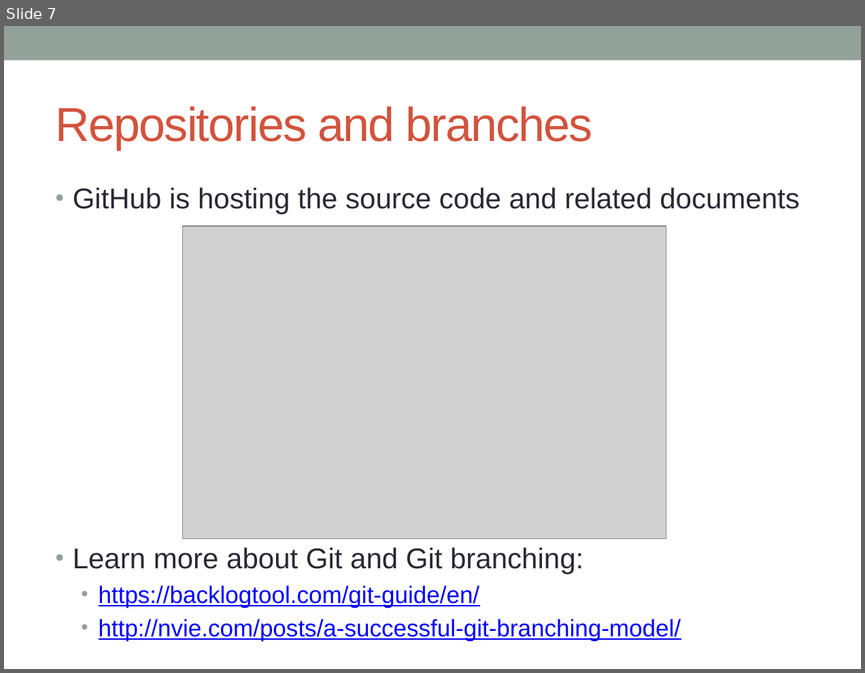
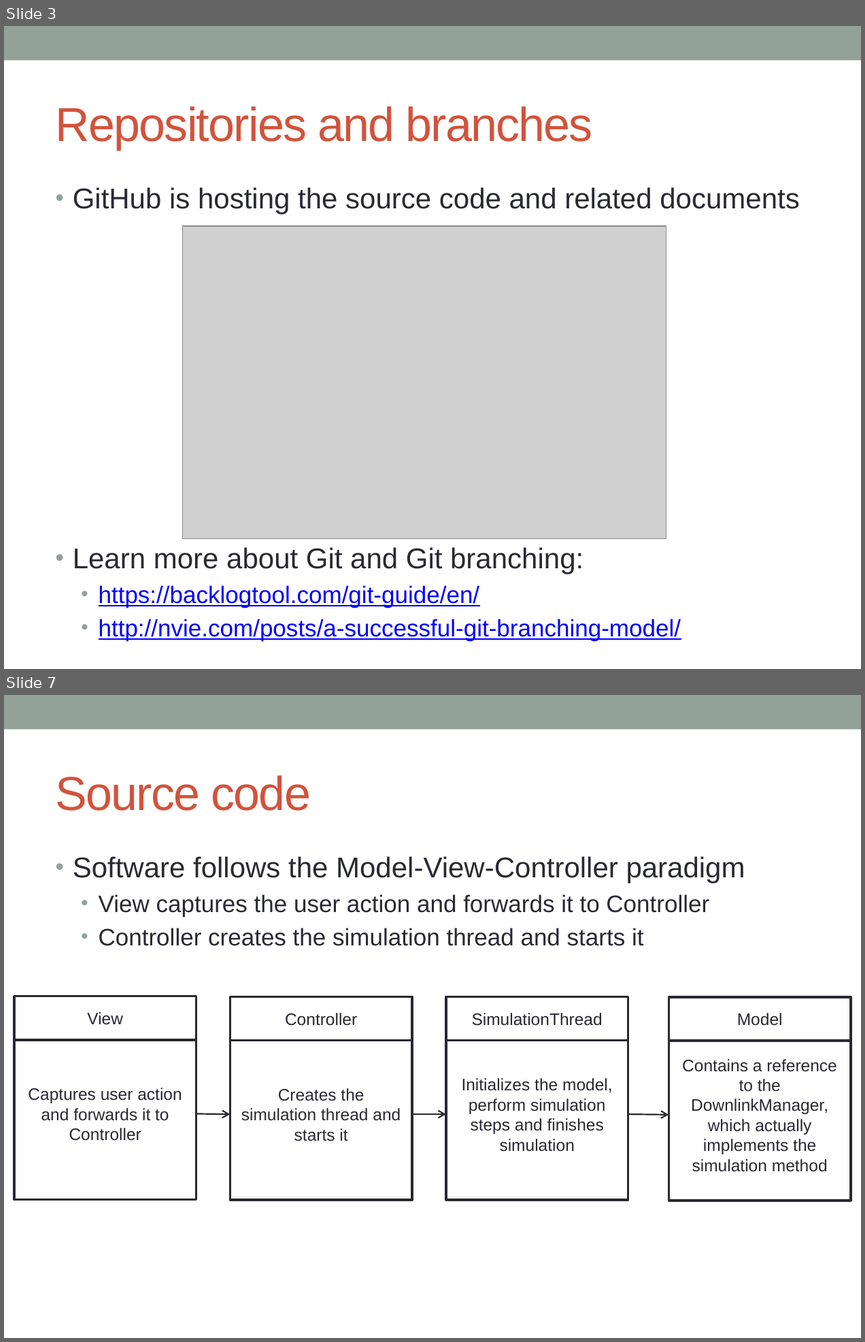
Before and after one commit to SIMULATOR-WG/SHARC, a slide deck: docs/Welcome to SHARC.pptx. Shown one above the other, each under a label of ours: slide 7 before the commit, slides 3 and 7 after it; the slides between them are not shown. The pictures are 865x673 and 865x1342 pixels, drawn with LibreOffice and Linux fonts; fonts in the diff are those of the drawing; grey boxes stand for pictures. Boxes give left, top, right and bottom in pixels: in the first picture for what was removed or moved away, otherwise in the second. Text is boxed around its words. In the diff, an @@ line names an element or a change of style, - is before the commit and + after.

```diff
--- a/docs/Welcome to SHARC.pptx
+++ b/docs/Welcome to SHARC.pptx
@@ slide 7 added at <box>4,695,861,1338</box>, background #FFFFFF; not listed: 1 template element that a slide beside it also shows @@
@@ title added at <box>56,775,310,811</box>, 40 pt, text #D2533C @@
+Source code
@@ text added at <box>73,856,745,946</box>, 20 pt, text #292934 @@
+• Software follows the Model-View-Controller paradigm
+  • View captures the user action and forwards it to Controller
+  • Controller creates the simulation thread and starts it
@@ rectangle added at <box>14,996,197,1040</box>, fill #FFFFFF, outline #292934 2 pt, 14 pt, text #292934 @@
+View
@@ rectangle added at <box>230,997,413,1040</box>, fill #FFFFFF, outline #292934 2 pt, 14 pt, text #292934 @@
+Controller
@@ rectangle added at <box>446,997,629,1040</box>, fill #FFFFFF, outline #292934 2 pt, 14 pt, text #292934 @@
+SimulationThread
@@ rectangle added at <box>669,997,851,1040</box>, fill #FFFFFF, outline #292934 2 pt, 14 pt, text #292934 @@
+Model
@@ rectangle added at <box>14,1028,197,1199</box>, fill #FFFFFF, outline #292934 2 pt, 14 pt, text #292934 @@
+Captures user action and forwards it to Controller
@@ rectangle added at <box>230,1028,413,1200</box>, fill #FFFFFF, outline #292934 2 pt, 14 pt, text #292934 @@
+Creates the simulation thread and starts it
@@ rectangle added at <box>446,1028,629,1200</box>, fill #FFFFFF, outline #292934 2 pt, 14 pt, text #292934 @@
+Initializes the model, perform simulation steps and finishes simulation
@@ rectangle added at <box>669,1029,851,1200</box>, fill #FFFFFF, outline #292934 2 pt, 14 pt, text #292934 @@
+Contains a reference to the DownlinkManager, which actually implements the simulation method
@@ arrow added from (196, 1113) to (230, 1114), #292934 1.25 pt @@
@@ arrow added from (412, 1114) to (446, 1114), #292934 1.25 pt @@
@@ arrow added from (628, 1114) to (669, 1115), #292934 1.25 pt @@
@@ what was slide 7 is now slide 3 @@
```
Also in this commit, not shown: 3 slides changed, 7 other slides added, 3 slides removed, 2 other files.
